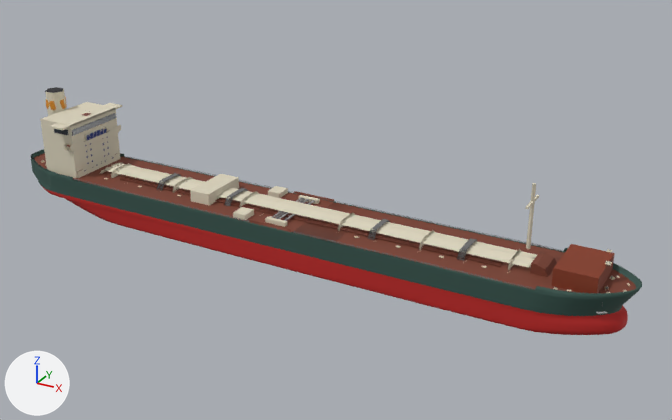
An edit to the glTF model game/models/battle/fh_battle_e_ship_tanker.glb, drawn before and after from the same camera.
Rendered twice from a 50 mm camera at (0.657, -1.057, 0.576) aimed at (0.063, 0.023, 0.036). Lighting does not change. The marker at lower left points along +X, +Y and +Z. The picture after the commit comes second. Vertices at exactly the same position are counted once.

Names of what the first picture shows: 'body'.
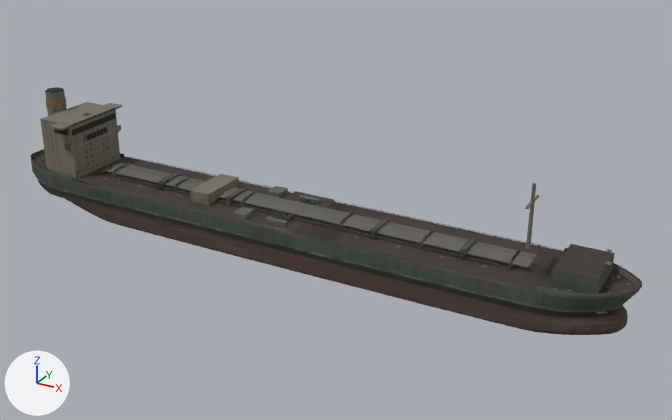
The change, as a list of edits to the scene's bpy script:
```text
Add mat_fh_e_ship_tanker:
    mat_fh_e_ship_tanker = principled_material('fh_e_ship_tanker')
    mat_fh_e_ship_tanker.texture = img_paint_e_ship_tanker
    mat_fh_e_ship_tanker.roughness = 0.9
Change me_object_6:
    remove me_object_6.from_pydata(...)  # 11488 vertices, 11532 faces; spans x -0.5..0.5, y -0.069..0.069, z -0.032..0.151
    remove me_object_6.materials.append(mat_material_006)  # grey #7c7c7c
    remove me_object_6.materials.append(mat_material_014)  # dark grey #6c6c6c
    remove me_object_6.materials.append(mat_material_007)  # pale yellow #dbd4bd
    remove me_object_6.materials.append(mat_material_009)  # light grey #bfbfbf
    remove me_object_6.materials.append(mat_material_018)  # yellow #c3b500
    remove me_object_6.materials.append(mat_fh_tanker_band)  # orange #d98c1f
    add me_object_6.from_pydata(...)  # 12051 vertices, 12297 faces; spans x -0.5..0.5, y -0.069..0.069, z -0.032..0.151
    me_object_6 part 1: 129 vertices moved from x -0.45..0.482, y -0.048..0.061, z -0.019..0.093 to x -0.462..0.482, y -0.048..0.061, z -0.021..0.093; 188 vertices removed from x -0.481..0.483, y -0.062..0.062, z -0.032..0.135; 745 vertices added at x -0.482..0.484, y -0.062..0.062, z -0.032..0.135
    me_object_6 part 2: 196 faces spanning x -0.292..0.261, y -0.062..0.062, z -0.001..0.03 switch from mat_fh_tanker_hull (dark green #33524a) to mat_fh_e_ship_tanker (picture img_paint_e_ship_tanker)
    me_object_6 part 3: 96 faces spanning x -0.39..-0.361, y -0.037..0.037, z 0.035..0.093 switch from mat_material_015 (dark blue #112663) to mat_fh_e_ship_tanker (picture img_paint_e_ship_tanker)
    me_object_6 part 4: 237 faces spanning x -0.433..-0.361, y -0.059..0.059, z 0.025..0.118 switch from mat_material_004 (pale yellow #dbd4bd) to mat_fh_e_ship_tanker (picture img_paint_e_ship_tanker)
    me_object_6 part 5: 416 faces spanning x -0.494..0.494, y -0.061..0.062, z 0.022..0.118 switch from mat_material_003 (brown #783d2b) to mat_fh_e_ship_tanker (picture img_paint_e_ship_tanker)
    me_object_6 part 6: 878 faces spanning x -0.354..0.388, y -0.058..0.058, z 0.017..0.041 switch from mat_material_0 (pale yellow #dbd4bd) to mat_fh_e_ship_tanker (picture img_paint_e_ship_tanker)
    me_object_6 part 7: 244 faces spanning x -0.22..0.471, y -0.046..0.046, z 0.007..0.04 switch from mat_material_005 (grey #a2a2a2) to mat_fh_e_ship_tanker (picture img_paint_e_ship_tanker)
    me_object_6 part 8: 2388 faces spanning x -0.466..0.464, y -0.061..0.061, z 0.028..0.121 switch from mat_material_008 (dark grey #6c6c6c) to mat_fh_e_ship_tanker (picture img_paint_e_ship_tanker)
    me_object_6 part 9: 1351 faces spanning x -0.467..0.485, y -0.045..0.045, z 0.027..0.035 switch from mat_material (pale yellow #dbd4bd) to mat_fh_e_ship_tanker (picture img_paint_e_ship_tanker)
    me_object_6 part 10: 1759 faces spanning x -0.5..0.5, y -0.062..0.062, z -0.001..0.099 switch from mat_material_002 (dark green #33524a) to mat_fh_e_ship_tanker (picture img_paint_e_ship_tanker)
    me_object_6 part 11: 1661 faces spanning x -0.489..0.489, y -0.062..0.062, z -0.032..-0.001 switch from mat_material_001 (red #bc211e) to mat_fh_e_ship_tanker (picture img_paint_e_ship_tanker)
    me_object_6 part 12: 4 faces spanning x 0.039..0.107, y -0.06..0.06, z 0.029 switch from mat_fh_tanker_deck (brown #783d2b) to mat_fh_e_ship_tanker (picture img_paint_e_ship_tanker)
    me_object_6 part 13: 120 faces spanning x -0.459..0.358, y -0.069..0.069, z 0.029..0.149 switch from mat_fh_tanker_cream (pale yellow #dbd4bd) to mat_fh_e_ship_tanker (picture img_paint_e_ship_tanker)
    me_object_6 part 14: 24 faces spanning x -0.399..-0.363, y -0.053..0.053, z 0.1..0.109 switch from mat_fh_window (dark blue #1f2933) to mat_fh_e_ship_tanker (picture img_paint_e_ship_tanker)
    me_object_6 part 15: 12 faces spanning x -0.457..-0.427, y -0.014..0.014, z 0.148..0.151 switch from mat_fh_tanker_dark (black #29292b) to mat_fh_e_ship_tanker (picture img_paint_e_ship_tanker)
    me_object_6 part 16: 12 faces spanning x 0.4..0.456, y -0.039..0.039, z 0.029..0.053 switch from mat_fh_tanker_rust (brown #85381f) to mat_fh_e_ship_tanker (picture img_paint_e_ship_tanker)
    other edits to the shape of me_object_6 do not show in these pictures
```

What differs and where, as boxes (x1, y1, x2, y2) in the pictures (672 x 420 px):
part 1 of me_object_6, built on: before (46, 100, 629, 330); after (46, 100, 571, 330)
part 2 of me_object_6, recoloured: (110, 165, 472, 285) in both
part 3 of me_object_6, recoloured: (84, 129, 113, 171) in both
part 4 of me_object_6, recoloured (darker): (64, 125, 121, 178) in both
part 5 of me_object_6, recoloured: (34, 113, 636, 293) in both
part 6 of me_object_6, recoloured: (101, 163, 536, 270) in both
part 7 of me_object_6, recoloured: (271, 198, 607, 315) in both
part 8 of me_object_6, recoloured: (74, 111, 613, 289) in both
part 9 of me_object_6, recoloured: (41, 160, 630, 292) in both
part 10 of me_object_6, recoloured: (31, 149, 642, 316) in both
part 11 of me_object_6, recoloured: (43, 187, 628, 335) in both
part 12 of me_object_6, recoloured: (293, 202, 374, 242) in both
part 13 of me_object_6, recoloured: (40, 89, 539, 249) in both
part 14 of me_object_6, recoloured (darker): (54, 113, 116, 136) in both
part 15 of me_object_6, recoloured: (45, 87, 63, 93) in both
part 16 of me_object_6, recoloured: (551, 244, 615, 293) in both
